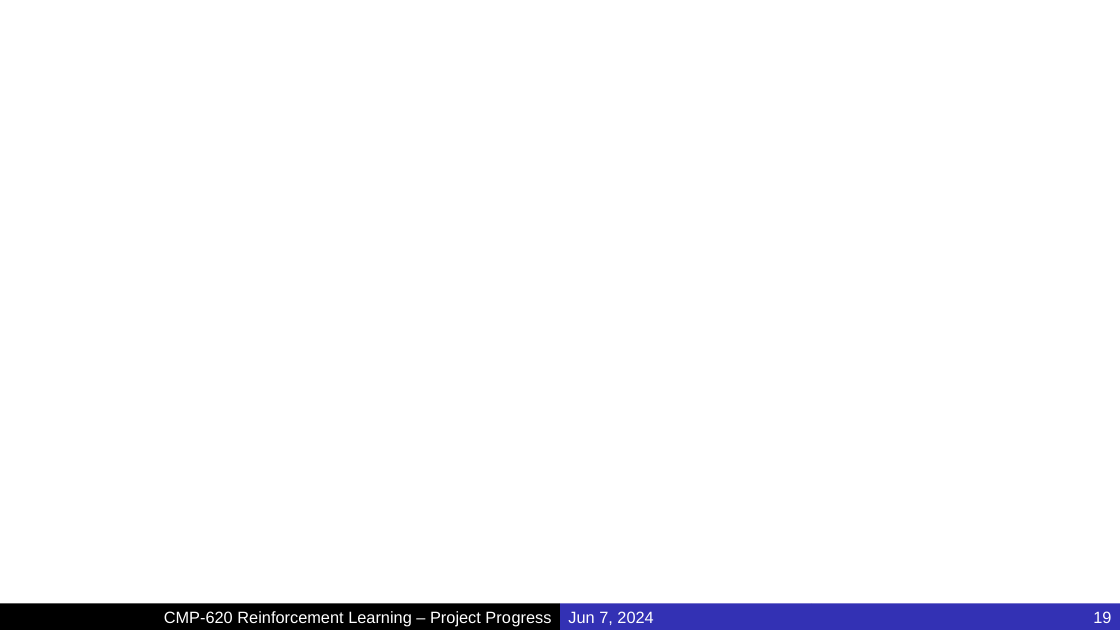
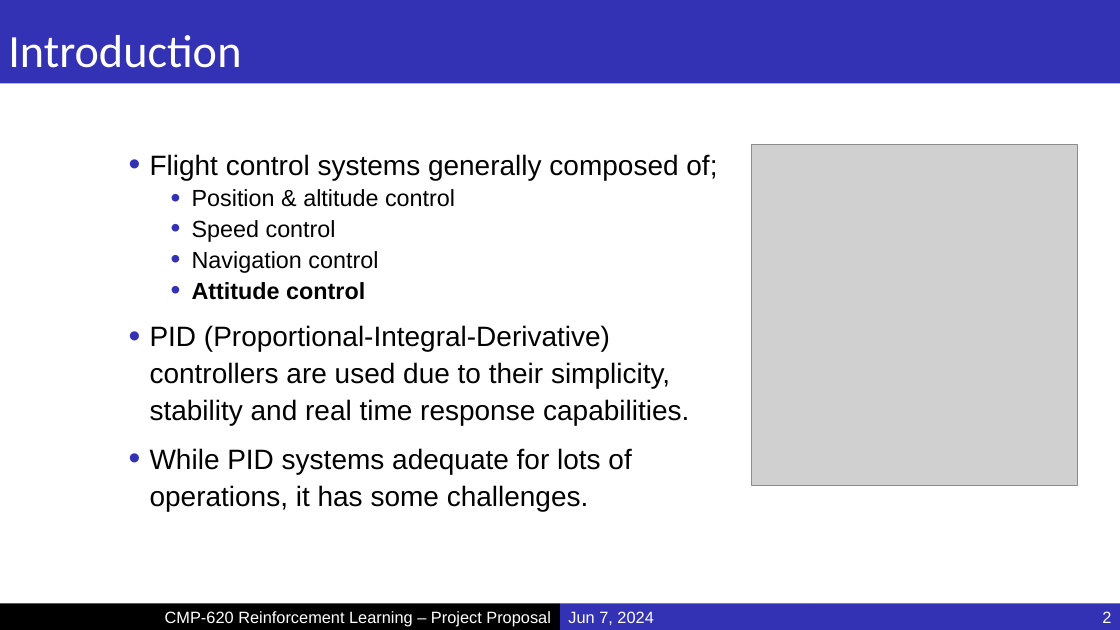
Before and after one commit to MucahidRidvanKaplan/ParrotQuadcopterRL, a slide deck: slide 2 of Presentations/Project_Final.pptx (slide 19 before the commit). Drawn at 1120x630 pixels with LibreOffice and Linux fonts; fonts in the diff are those of the drawing; grey boxes stand for pictures; background and template pictures are left out. Boxes give left, top, right and bottom in pixels: in the first picture for what was removed or moved away, otherwise in the second. Text is boxed around its words. In the diff, an @@ line names an element or a change of style, - is before the commit and + after.

```diff
--- a/Presentations/Project_Final.pptx
+++ b/Presentations/Project_Final.pptx
@@ title added at bbox=[0, 0, 1120, 83], fill #3331B4, 39.6 pt, text #FFFFFF @@
+Introduction
@@ picture added at bbox=[751, 145, 1077, 485] @@
@@ text added at bbox=[150, 154, 717, 511], 24 pt, text #000000 @@
+• Flight control systems generally composed of;
+  • Position & altitude control
+  • Speed control
+  • Navigation control
+  • Attitude control
+• PID (Proportional-Integral-Derivative) controllers are used due to their simplicity, stability and real time response capabilities.
+• While PID systems adequate for lots of operations, it has some challenges.
@@ text in rectangle at bbox=[165, 611, 551, 626]: text changed @@
-CMP-620 Reinforcement Learning – Project Progress
+CMP-620 Reinforcement Learning – Project Proposal
@@ page number at bbox=[1102, 611, 1111, 623]: text changed @@
-19
+2
```
Also in this commit, not shown: 13 other slides changed, 1 slide removed.
